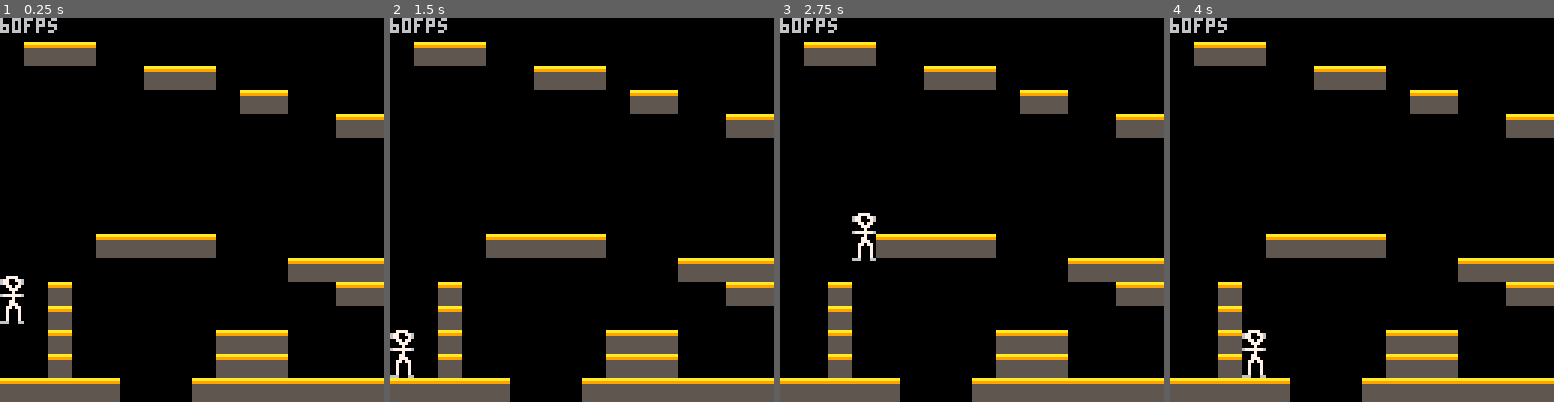
Above: before the commit, frames 1-4 (left to right).
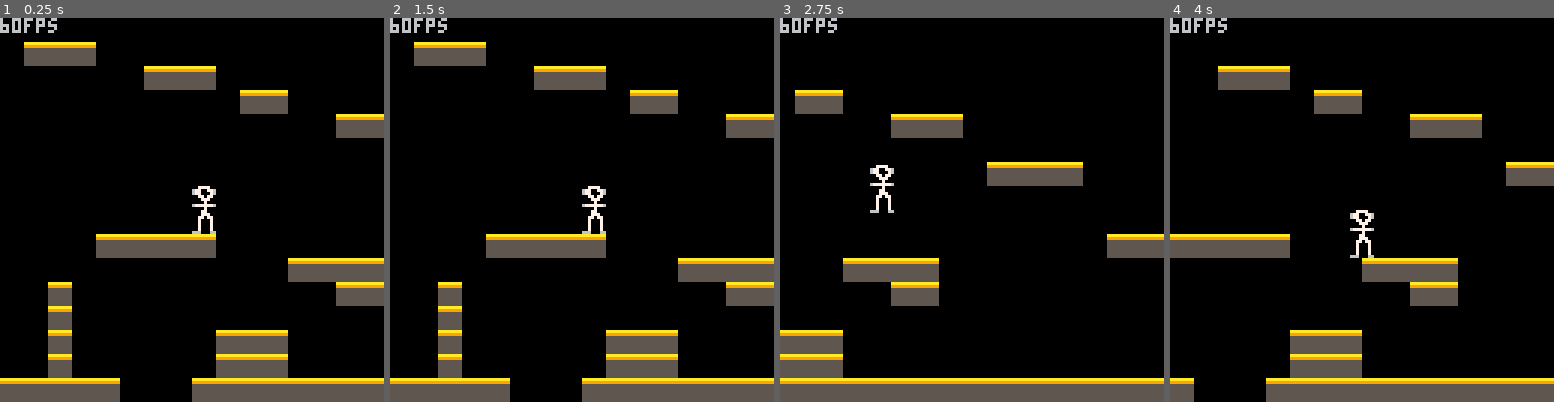
Above: after the commit, the same moments.

Repository: nsatragno/pico8-carts
Game: PICO-8 cartridge space_kludge/space_kludge.p8
Two runs of this game, one before a commit and one after it. Both use one fixed random seed, a clock stepped at 60 frames per second and the inputs below.
Inputs:
- Up to frame 1 (0.25 s): no input
- Up to frame 2 (1.5 s): no input
- Up to frame 3 (2.75 s): hold Right 1.6-2.1 s; hold Up 2.15-2.42 s; hold Right from 2.47 s (still down)
- Up to frame 4 (4 s): release Right at 3.03 s; hold Left 3.08-3.58 s

The runs differ from the first frame. In frame 1, 0.7% of the frame differs, in the area x 0-57%, y 43-80%; in frame 2, 0.7%; in frame 3, 22%; in frame 4, 25%, in the area x 0-100%, y 6-100%.

Commit message:
[kludge] Add camera.

Diff:
--- a/space_kludge/space_kludge.p8
+++ b/space_kludge/space_kludge.p8
@@ -6,7 +6,7 @@
 
 function create_player()
   return {
-    x = 0,
+    x = 64,
     y = 70,
     dx = 0,
     dy = 0.2,
@@ -81,7 +81,9 @@
 end  -- create_player
 
 function _init()
-  g_actors = { create_player() }
+  g_player = create_player()
+  g_actors = { g_player }
+
   g_map = {
     draw = function(self)
       map(0, 0, 0, 0, 128, 64)
@@ -95,6 +97,37 @@
     clamp = function(self, x, y)
       return { x = (x \ 8) * 8, y = (y \ 8) * 8 }
     end,  -- map:coordinates_for
+  }
+
+  g_camera = {
+    x = 0,
+    y = 0,
+
+    update = function(self, player)
+      if player.dx > 0 and player.x - self.x > 30 then
+        -- the player is moving to the right
+        if player.x - self.x - player.dx - 1 <= 30 then
+          self.x = player.x - 30
+        else
+          self.x += player.dx + 1
+        end
+      elseif player.dx < 0 and player.x - self.x < 98 then
+        -- the player is moving to the left
+        if player.x - self.x - player.dx + 1 >= 98 then
+          self.x = player.x - 98
+        else
+          self.x += player.dx - 1
+        end
+      end
+    end,  -- camera:update
+
+    set = function(self)
+      camera(self.x, self.y)
+    end,  -- camera:set
+
+    reset = function(self)
+      camera()
+    end,  -- camera:reset
   }
 end  -- _init()
 
@@ -106,7 +139,10 @@
 
 function _draw()
   cls()
+  g_camera:reset(g_player)
   print(stat(7).."fps")
+  g_camera:update(g_player)
+  g_camera:set()
   g_map:draw()
   for actor in all (g_actors) do
     actor:draw()
